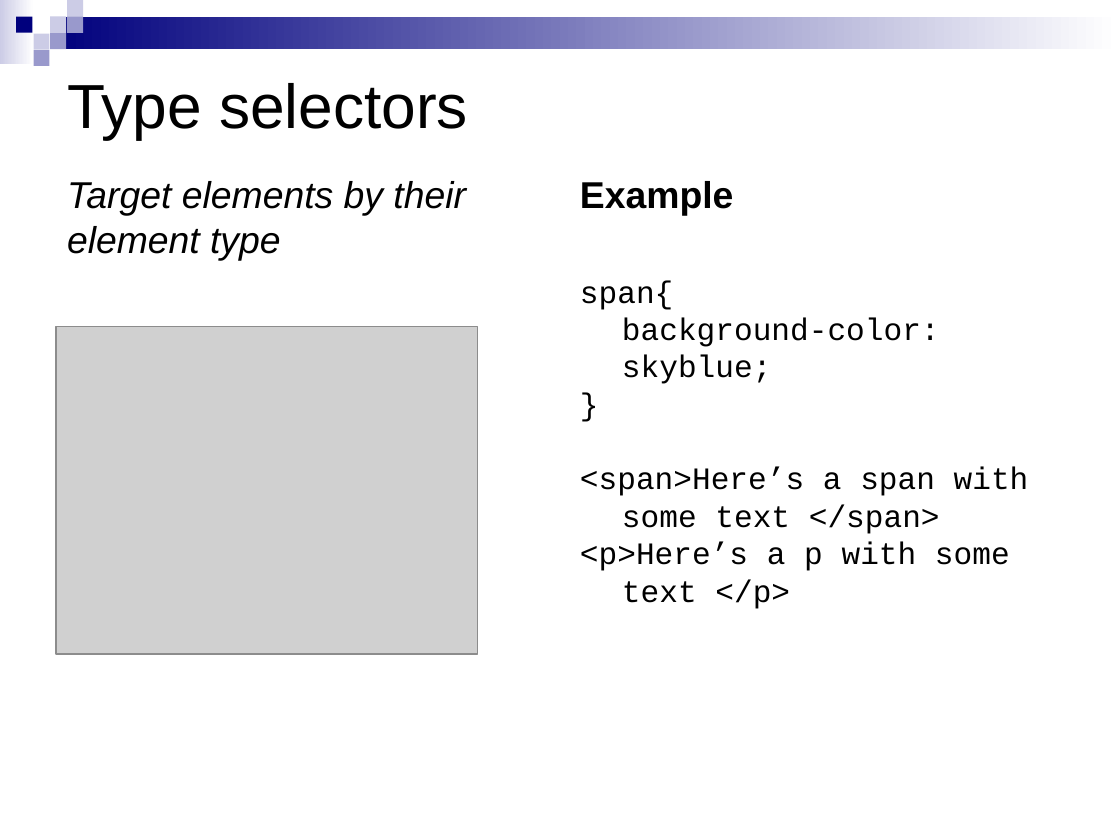
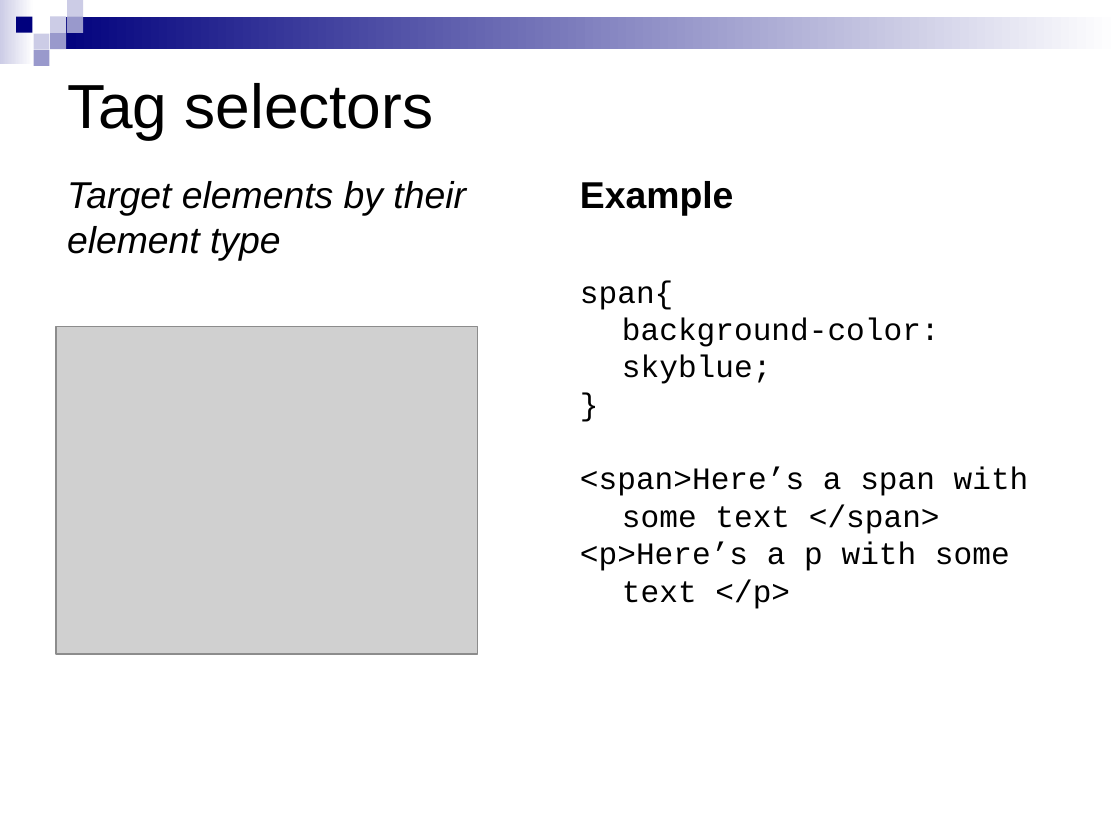
Before and after one commit to ASPteaching/WebScraping_with_R, a slide deck: slide 36 of WebScraping_course/WebScrapping-1a-HTML & CSS.pptx. Drawn at 1120x840 pixels with LibreOffice and Linux fonts; fonts in the diff are those of the drawing; grey boxes stand for pictures. Boxes give left, top, right and bottom in pixels: in the first picture for what was removed or moved away, otherwise in the second. Text is boxed around its words. In the diff, an @@ line names an element or a change of style, - is before the commit and + after.

```diff
--- a/WebScraping_course/WebScrapping-1a-HTML & CSS.pptx
+++ b/WebScraping_course/WebScrapping-1a-HTML & CSS.pptx
@@ title at (x1=67, y1=83, x2=433, y2=139): text changed @@
-Type selectors
+Tag selectors
```
Also in this commit, not shown: 10 other slides changed, 1 slide added, 8 other files.
